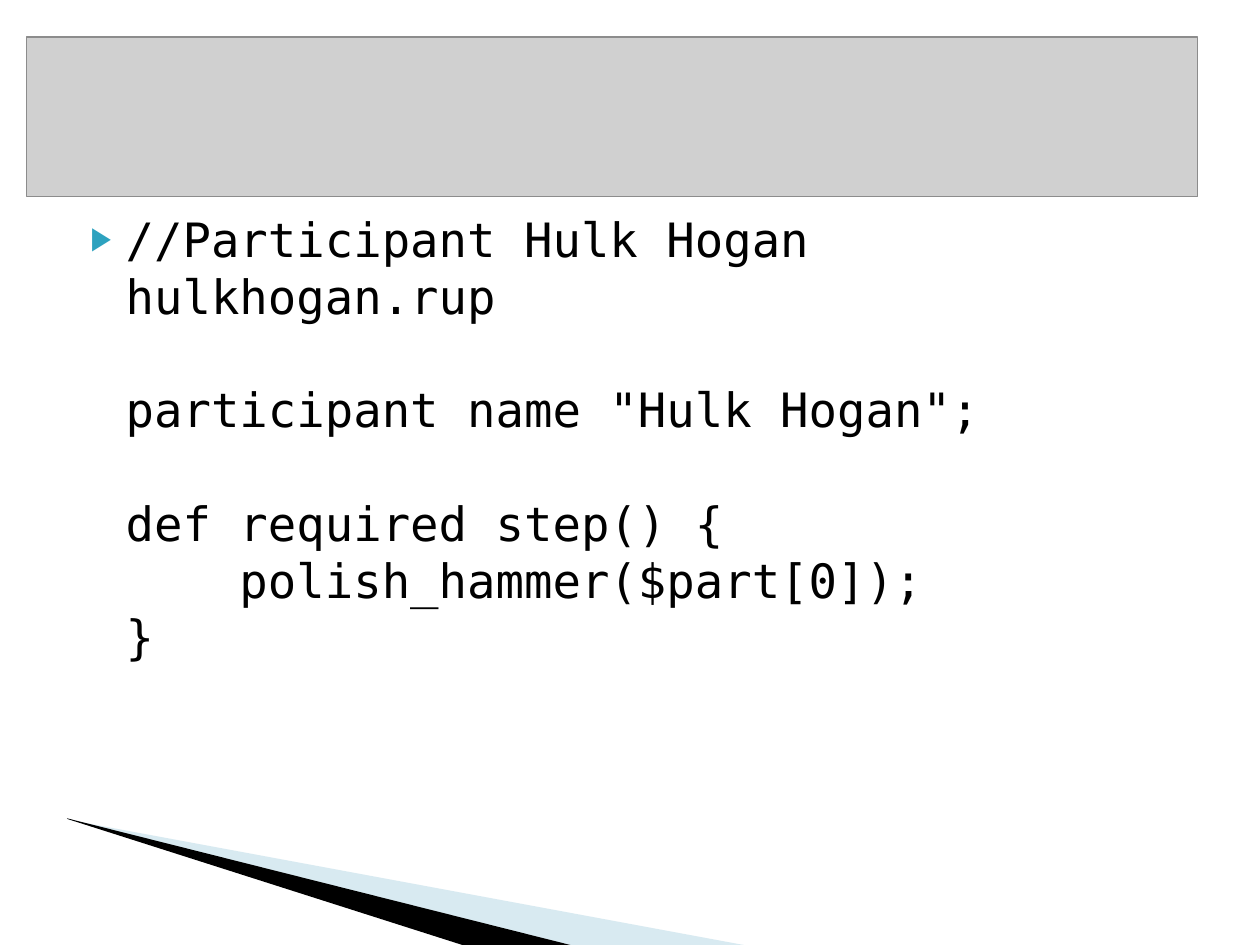
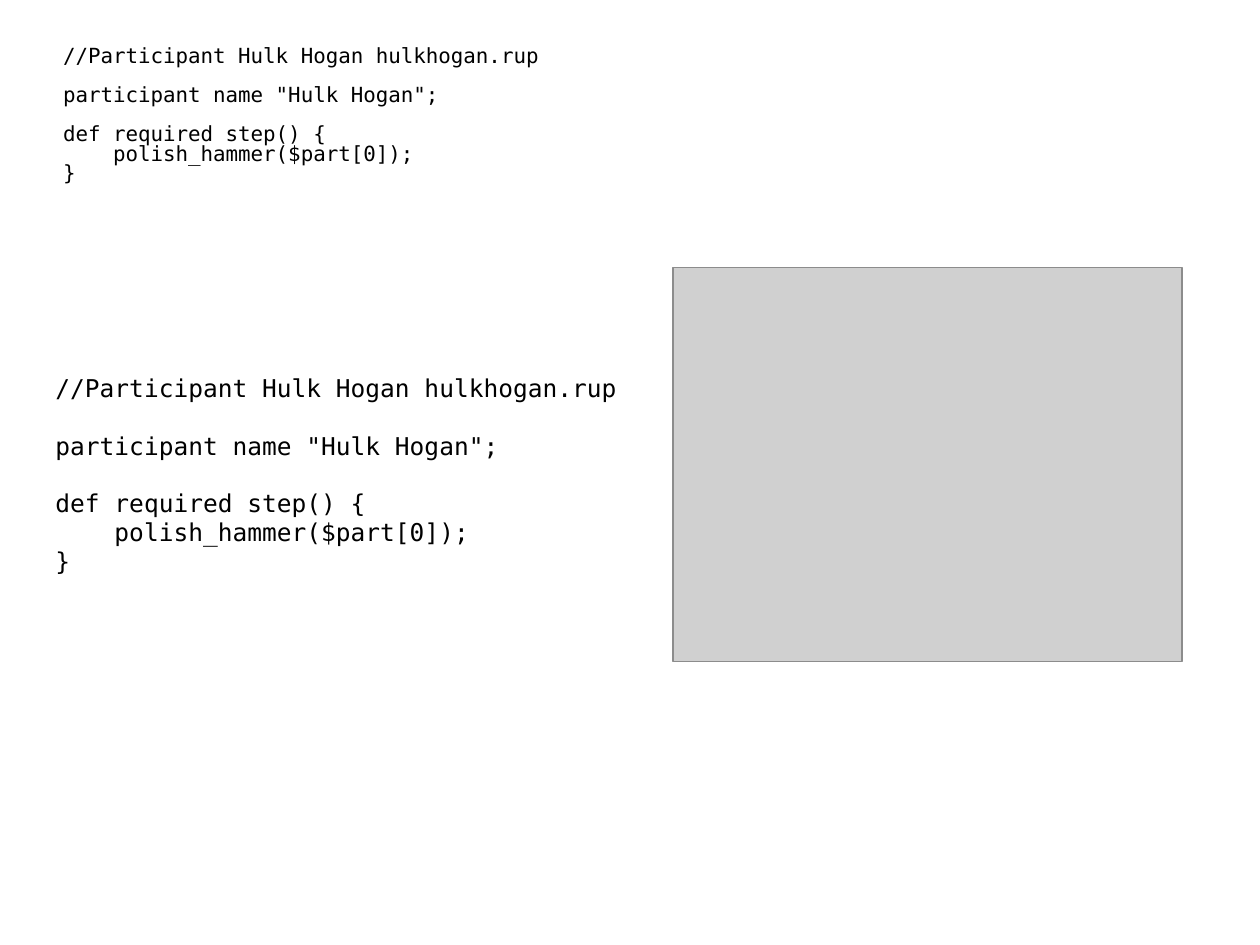
Before and after one commit to dcoli/plt4115, a slide deck: slide 5 of src/compiler/doc/rumble.ppt. Drawn at 1260x945 pixels with LibreOffice and Linux fonts; fonts in the diff are those of the drawing; grey boxes stand for pictures; background and template pictures are left out. Boxes give left, top, right and bottom in pixels: in the first picture for what was removed or moved away, otherwise in the second. Text is boxed around its words. In the diff, an @@ line names an element or a change of style, - is before the commit and + after.

Commit message:
change fonts - probably only good on my computer or another mac. changes made in openoffice but saved in powerpoint format.

```diff
--- a/src/compiler/doc/rumble.ppt
+++ b/src/compiler/doc/rumble.ppt
@@ text added at (63, 47, 539, 166), 11.9 pt, text #000000 @@
+//Participant Hulk Hogan hulkhogan.rup
+participant name "Hulk Hogan";
+def required step() {
+polish_hammer($part[0]);
+}
@@ picture: place and size @@
-picture at (26, 37, 1197, 197)
+picture at (673, 268, 1182, 662)
@@ text "//Participant Hulk Hogan hulkhogan.rup participant ...": place and size @@
-text "//Participant Hulk Hogan hulkhogan.rup participant ..." at (126, 220, 979, 608)
+text "//Participant Hulk Hogan hulkhogan.rup participant ..." at (55, 378, 616, 547)
@@ text "//Participant Hulk Hogan hulkhogan.rup participant ..." at (55, 378, 616, 547): size 27 to 14 pt; bullet ▶ to none; line spacing 1 to 0.98 @@
@@ freeform shape removed at (98, 689, 622, 888) @@
@@ freeform shape removed at (0, 798, 517, 914) @@
```
Also in this commit, not shown: 8 other slides changed, 4 slides added, 4 slides removed.
